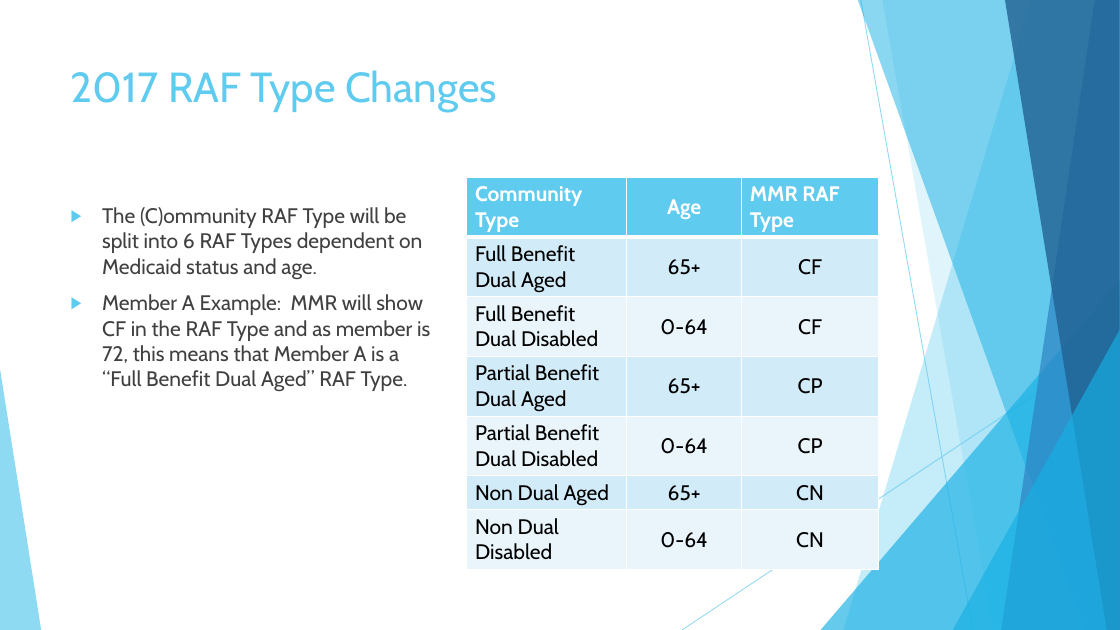
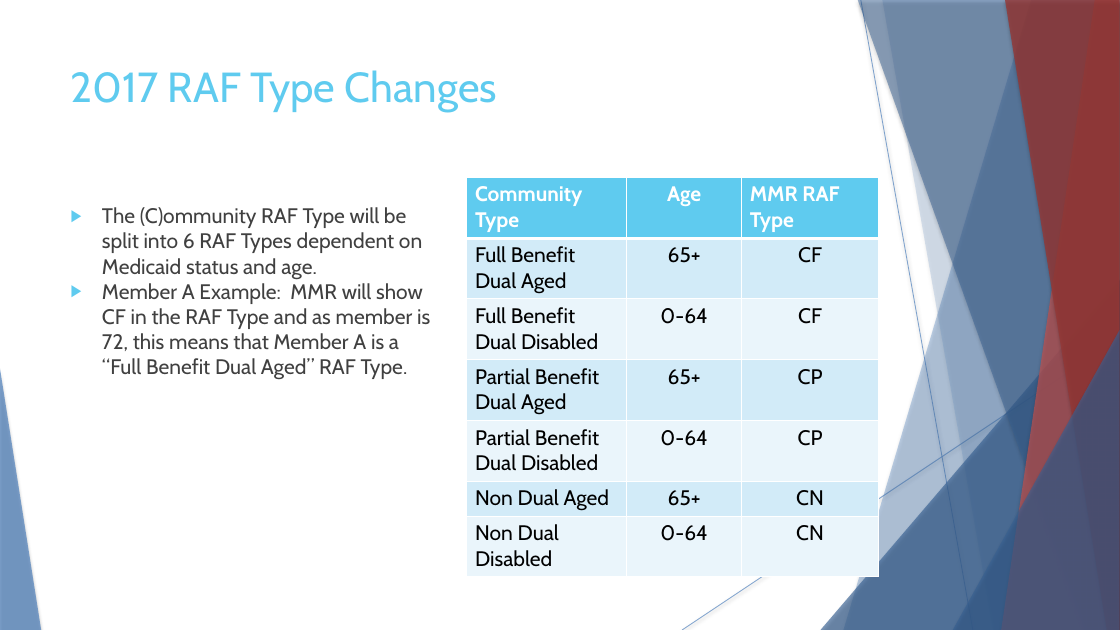
Before and after one commit to tipegoyal/git-ssh, a slide deck: slide 27 of Medicare_RAF_Calculation.pptx. Drawn at 1120x630 pixels with LibreOffice and Linux fonts; fonts in the diff are those of the drawing. Boxes give left, top, right and bottom in pixels: in the first picture for what was removed or moved away, otherwise in the second. Text is boxed around its words. In the diff, an @@ line names an element or a change of style, - is before the commit and + after.

```diff
--- a/Medicare_RAF_Calculation.pptx
+++ b/Medicare_RAF_Calculation.pptx
@@ freeform shape at (844, 0, 1120, 630): fill #5FCBEF at 36% opacity to #4F81BD at 36% opacity; shadow on @@
@@ freeform shape at (858, 0, 1120, 630): fill #17B0E4 at 50% opacity to #376092 at 50% opacity; shadow on @@
@@ line (861, 0) - (973, 630): stroke #5FCBEF 0.75 pt to #4F81BD 0.74 pt @@
@@ freeform shape at (882, 0, 1120, 630): fill #5FCBEF at 20% opacity to #4F81BD at 20% opacity; shadow on; outline redrawn @@
@@ freeform shape at (1002, 0, 1120, 630): fill #2E83C3 at 70% opacity to #C0504D at 70% opacity; shadow on @@
@@ freeform shape at (1005, 0, 1120, 630): fill #226292 at 80% opacity to #953735 at 80% opacity; shadow on @@
@@ table at (467, 177, 880, 571) @@
@@ fill #D2ECF9 to #D2EBF8 in 9 cells @@
@@ fill #EAF6FC to #EAF5FB in 9 cells @@
@@ borders changed @@
@@ text "The (C)ommunity RAF Type will ..." at (102, 207, 430, 379): indent changed; less space between paragraphs @@
@@ triangle at (821, 280, 1120, 630): fill #17B0E4 at 66% opacity to #376092 at 66% opacity; shadow on @@
@@ line (1120, 339) - (682, 630): stroke #5FCBEF 0.75 pt to #4F81BD 0.74 pt @@
@@ triangle at (953, 330, 1120, 630): fill #17B0E4 at 66% opacity to #376092 at 66% opacity; shadow on @@
@@ triangle at (0, 369, 41, 630): fill #5FCBEF at 70% opacity to #4F81BD at 70% opacity; shadow on @@
```
Also in this commit, not shown: 27 other slides changed.
